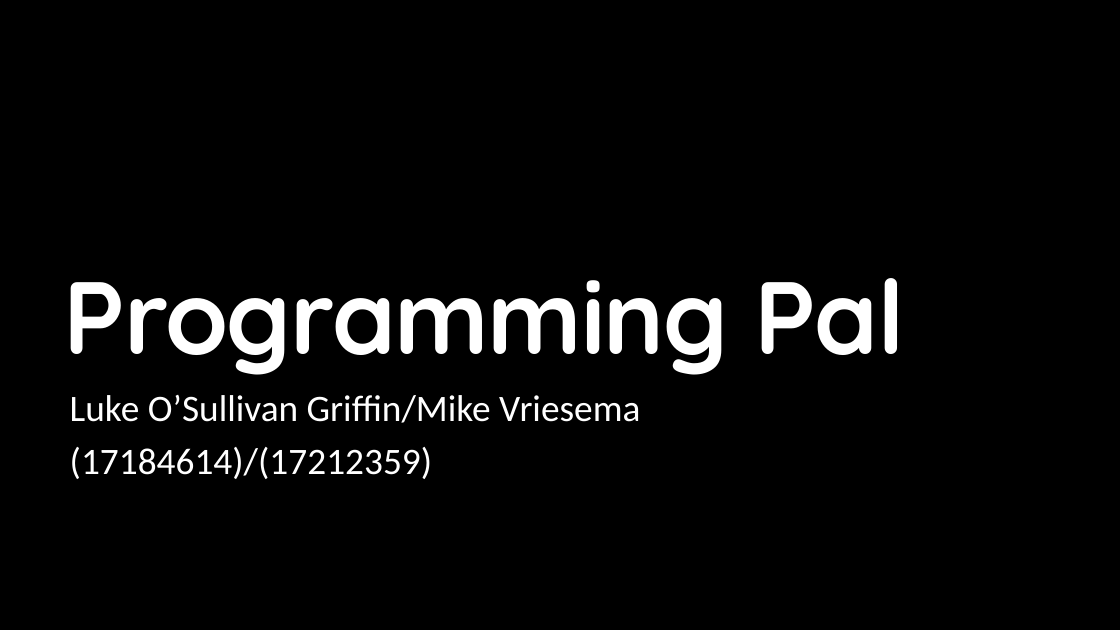
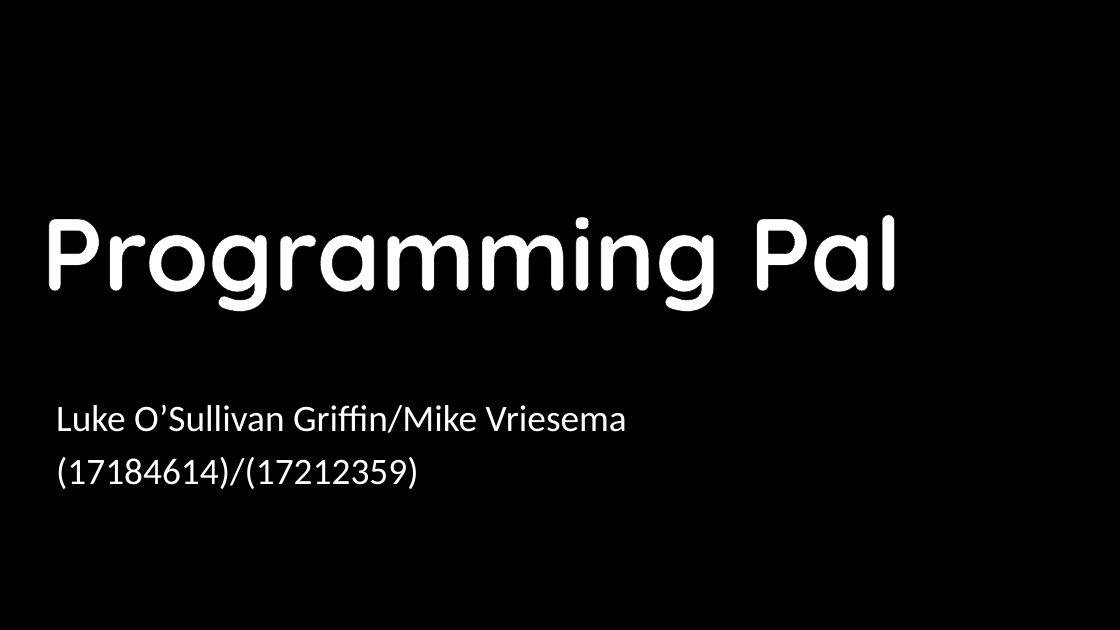
Before and after one commit to MikeVriesema/ProgrammingPal, a slide deck: slide 1 of ET4132_ProgrammingPal_PowerPoint.pptx. Drawn at 1120x630 pixels with LibreOffice and Linux fonts; fonts in the diff are those of the drawing; background and template pictures are left out. Boxes give left, top, right and bottom in pixels: in the first picture for what was removed or moved away, otherwise in the second. Text is boxed around its words. In the diff, an @@ line names an element or a change of style, - is before the commit and + after.

```diff
--- a/ET4132_ProgrammingPal_PowerPoint.pptx
+++ b/ET4132_ProgrammingPal_PowerPoint.pptx
@@ title "Programming Pal": place and size @@
-title "Programming Pal" at [64,278,905,375]
+title "Programming Pal" at [41,215,902,312]
@@ title "Programming Pal" at [41,215,902,312]: letter spacing -1.2 to 0 pt, letter outline none to #000000 0.75 pt; alignment left to centre @@
@@ subtitle "Luke O’Sullivan Griffin/Mike Vriesema": place and size @@
-subtitle "Luke O’Sullivan Griffin/Mike Vriesema" at [70,395,640,479]
+subtitle "Luke O’Sullivan Griffin/Mike Vriesema" at [56,405,627,489]
```
Also in this commit, not shown: 5 other slides changed, 15 slides added, 2 slides removed, 1 other file.
